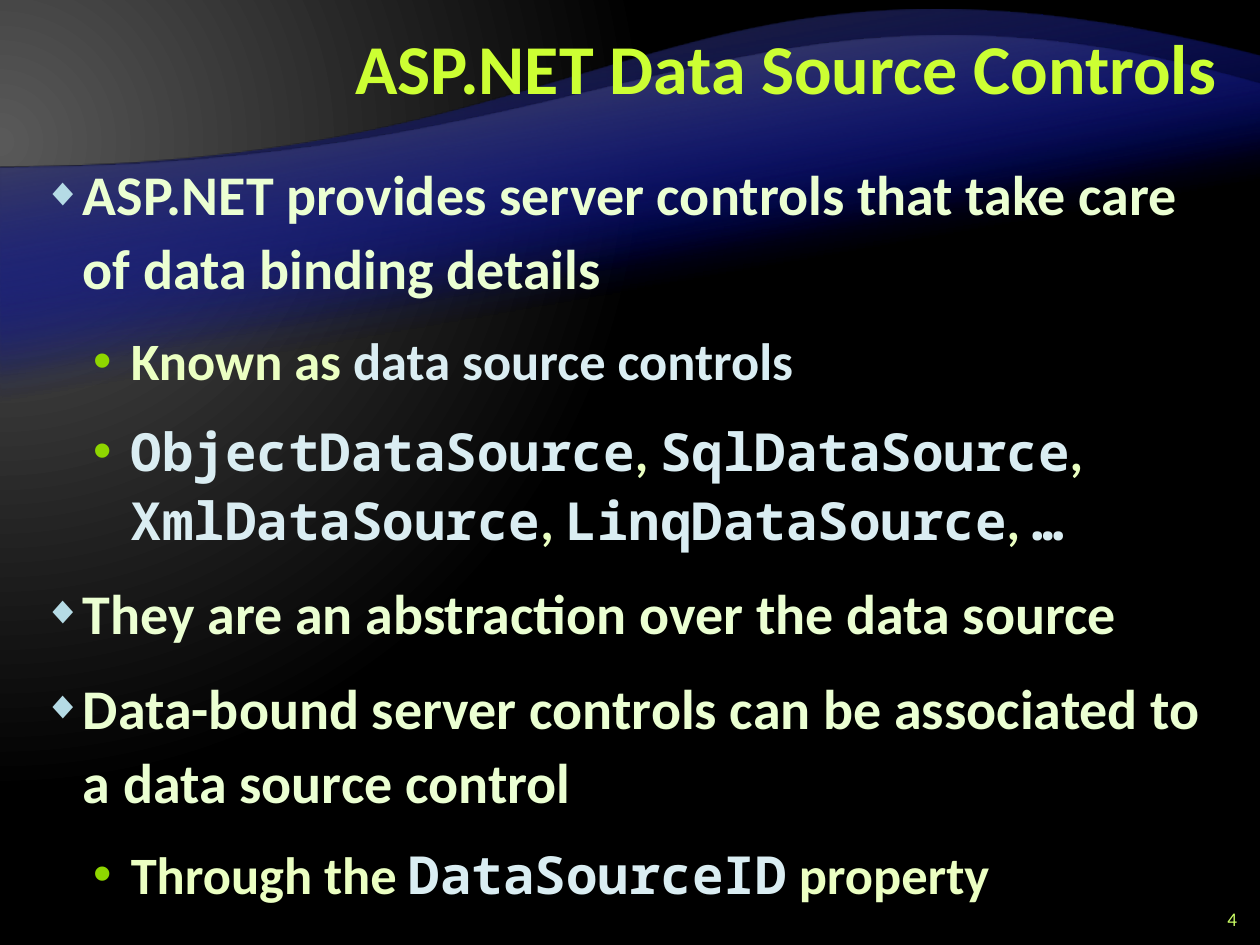
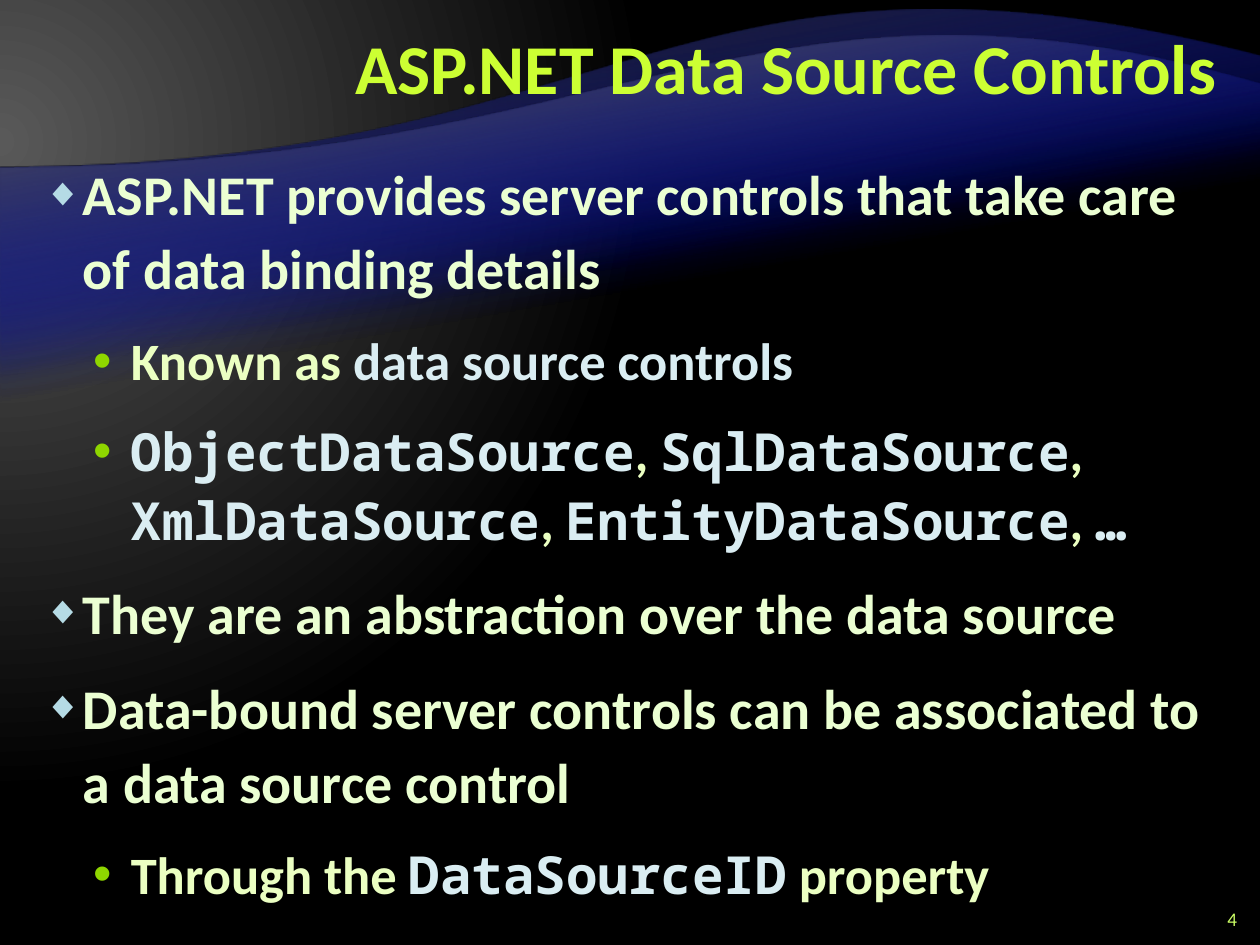
Before and after one commit to Graveheart/aspnetcourse, a slide deck: slide 4 of 2010/lectures/10. ASP.NET-and-Databases.pptx. Drawn at 1260x945 pixels with LibreOffice and Linux fonts; fonts in the diff are those of the drawing; background and template pictures are left out. Boxes give left, top, right and bottom in pixels: in the first picture for what was removed or moved away, otherwise in the second. Text is boxed around its words. In the diff, an @@ line names an element or a change of style, - is before the commit and + after.

Commit message:
changed from Linq-To-SQL to Entities-To-SQL

```diff
--- a/2010/lectures/10. ASP.NET-and-Databases.pptx
+++ b/2010/lectures/10. ASP.NET-and-Databases.pptx
@@ text at (131,430,1083,553): text changed @@
-  • ObjectDataSource, SqlDataSource, XmlDataSource, LinqDataSource, …
+  • ObjectDataSource, SqlDataSource, XmlDataSource, EntityDataSource, …
```
Also in this commit, not shown: 11 other slides changed.
